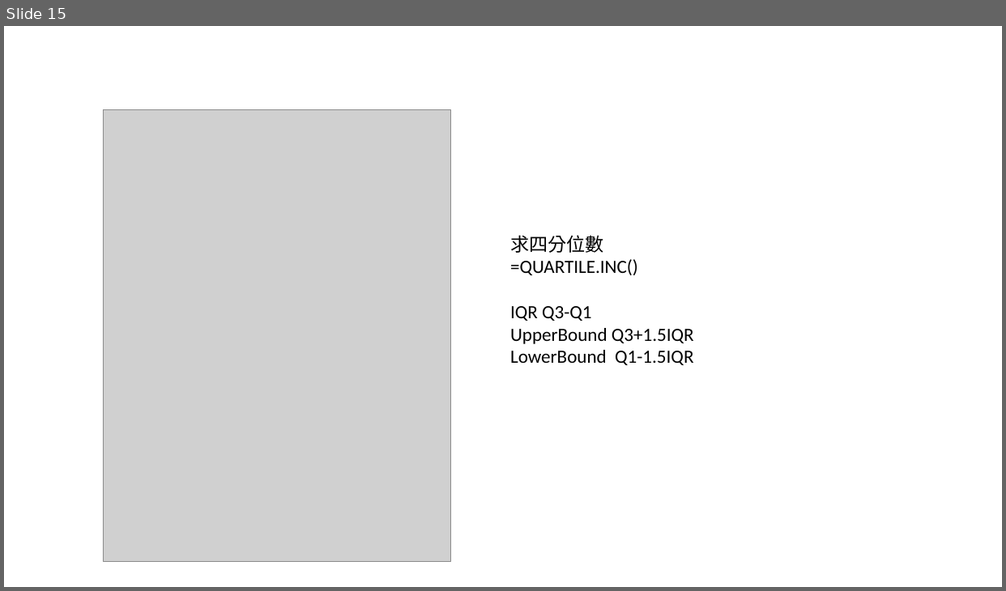
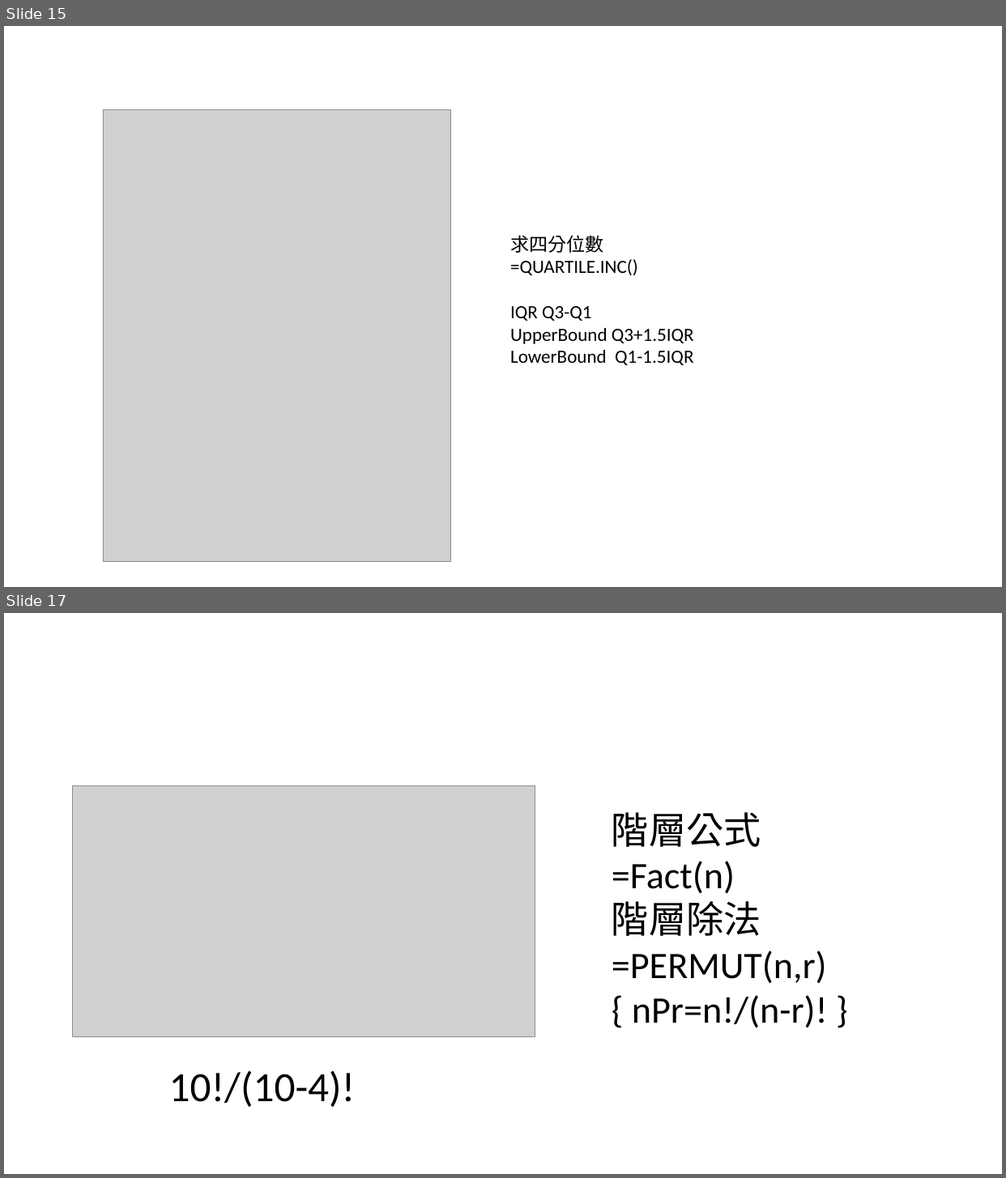
Before and after one commit to Sheng-wayne/Static-1, a slide deck: EXCEL0929.pptx. Shown one above the other, each under a label of ours: slide 15 before the commit, slides 15 and 17 after it; the slides between them are not shown. The pictures are 1006x591 and 1006x1178 pixels, drawn with LibreOffice and Linux fonts; fonts in the diff are those of the drawing; grey boxes stand for pictures. Boxes give left, top, right and bottom in pixels: in the first picture for what was removed or moved away, otherwise in the second. Text is boxed around its words. In the diff, an @@ line names an element or a change of style, - is before the commit and + after.

Commit message:
:zap:

```diff
--- a/EXCEL0929.pptx
+++ b/EXCEL0929.pptx
@@ slide 17 added at [4,613,1002,1174], background #FFFFFF @@
@@ picture added at [73,786,535,1037] @@
@@ text added at [612,812,828,1029], 36 pt, text #000000 @@
+階層公式
+=Fact(n)
+階層除法
+=PERMUT(n,r)
+{ nPr=n!/(n-r)! }
@@ text added at [169,1071,356,1107], 40 pt, text #000000 @@
+10!/(10-4)!
```
Also in this commit, not shown: 4 other slides added.
